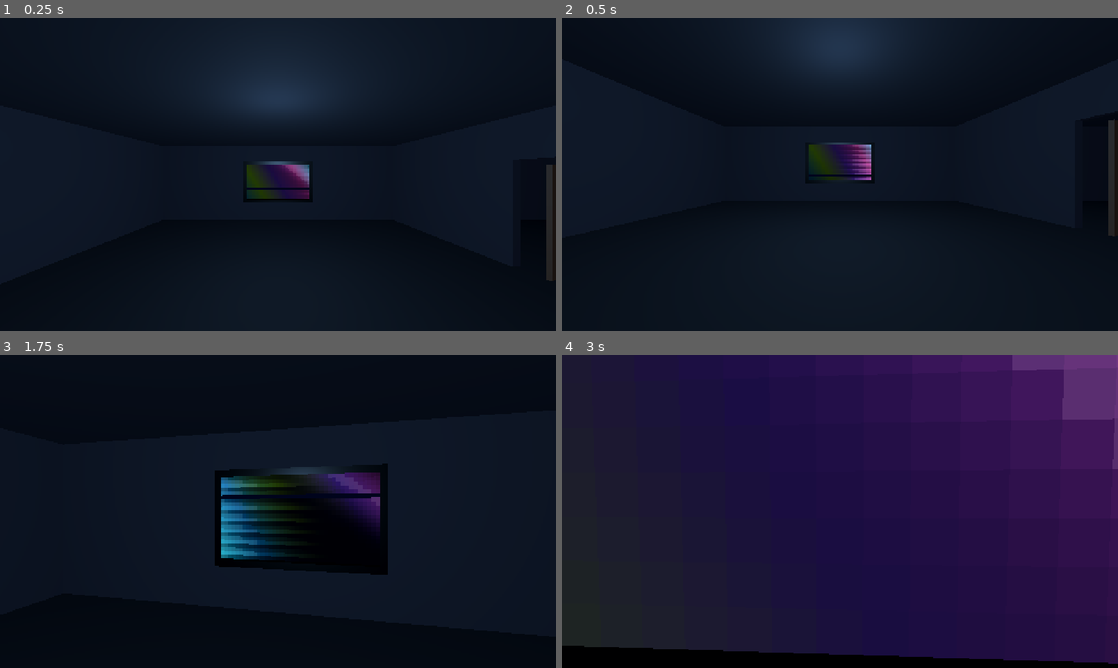
Above: before the commit, frames 1-4 (two rows, left to right).
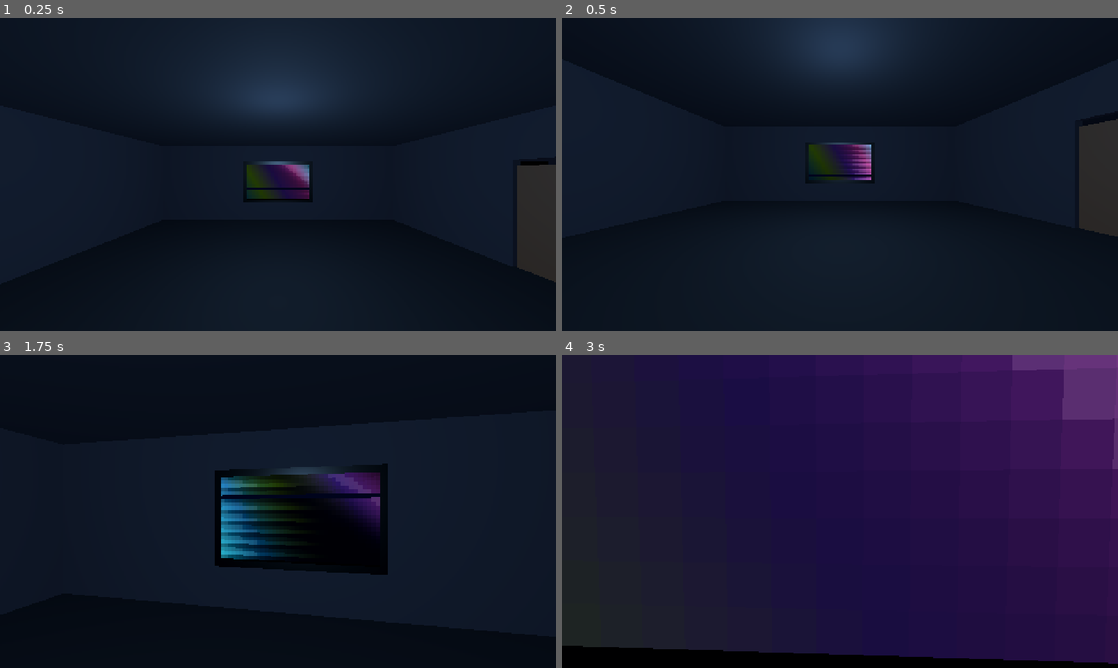
Above: after the commit, the same moments.

Repository: edwinsaunders/SimRoom2
Game: Godot game, scene res://scenes/main.tscn
Same seed, same stepped clock (60 frames per second), same inputs: the game is played once before the commit and once after it. Video files are missing from this copy of the repository; at most half a second of black plays in their place.
Inputs (mouse positions are in pixels of both pictures, inside the frame that each line leads up to):
- Up to frame 1 (0.25 s): no input
- Up to frame 2 (0.5 s): no input
- Up to frame 3 (1.75 s): tap Enter at 0.5 s; move the mouse to (305, 511) at 0.52 s; hold W from 0.53 s (still down); tap E at 0.6, 1.35 s; click (305, 511) at 0.67 s; tap Space at 0.77, 1.52 s; move the mouse to (250, 511) at 1.27 s; click (250, 511) at 1.42 s
- Up to frame 4 (3 s): keep holding W; move the mouse to (851, 505) at 2.02 s; tap Q at 2.1 s; click (851, 505) at 2.17 s; tap E at 2.3 s; move the mouse to (834, 517) at 2.77 s; tap Shift at 2.85 s; click (834, 517) at 2.92 s

The runs differ from the first frame. In frame 1, 2.0% of the frame differs, in the area x 93-100%, y 46-85%; in frame 2, 2.0%, in the area x 93-100%, y 32-70%; in frame 3, less than 0.1%; in frame 4, less than 0.1%.

Commit message:
Add second room video screen and interactive door

Diff:
--- a/scenes/main.tscn
+++ b/scenes/main.tscn
@@ -9,7 +9,7 @@
 background_color = Color(0.0156863, 0.0196078, 0.0392157, 1)
 ambient_light_source = 2
 ambient_light_color = Color(0.4, 0.46, 0.6, 1)
-ambient_light_energy = 0.8
+ambient_light_energy = 1.0
 
 [sub_resource type="CapsuleShape3D" id="CapsuleShape3D_4o4n8"]
 radius = 0.35
@@ -29,7 +29,7 @@
 [node name="FillLight" type="OmniLight3D" parent="."]
 transform = Transform3D(1, 0, 0, 0, 1, 0, 0, 0, 1, 0, 3, 0)
 light_color = Color(0.564706, 0.780392, 1, 1)
-light_energy = 2.1
+light_energy = 2.5
 omni_range = 18.0
 
 [node name="Music" type="AudioStreamPlayer" parent="."]
--- /dev/null
+++ b/scripts/door.gd
@@ -0,0 +1,44 @@
+extends Node3D
+
+const CLOSED_ANGLE := 0.0
+
+var _player: Node3D
+var _interaction_distance := 2.8
+var _closed_angle := CLOSED_ANGLE
+var _open_angle := deg_to_rad(-68.0)
+var _animation_duration := 0.2
+var _is_open := false
+var _is_animating := false
+
+
+func configure(player: Node3D, interaction_distance: float, open_angle: float, animation_duration: float) -> void:
+	_player = player
+	_interaction_distance = interaction_distance
+	_open_angle = open_angle
+	_animation_duration = animation_duration
+	rotation.y = _closed_angle
+
+
+func _unhandled_input(event: InputEvent) -> void:
+	if _player == null:
+		return
+
+	if event is InputEventKey and event.pressed and not event.echo and event.keycode == KEY_E:
+		if global_position.distance_to(_player.global_position) <= _interaction_distance:
+			_toggle()
+
+
+func _toggle() -> void:
+	if _is_animating:
+		return
+
+	_is_open = not _is_open
+	_is_animating = true
+
+	var tween := create_tween()
+	tween.tween_property(self, "rotation:y", _open_angle if _is_open else _closed_angle, _animation_duration)
+	tween.finished.connect(_finish_toggle)
+
+
+func _finish_toggle() -> void:
+	_is_animating = false
--- a/scripts/main.gd
+++ b/scripts/main.gd
@@ -7,8 +7,18 @@
 const DOOR_WIDTH := 2.2
 const DOOR_HEIGHT := 2.8
 const DOOR_THICKNESS := 0.08
+const DOOR_INTERACTION_DISTANCE := 2.8
+const DOOR_OPEN_ANGLE := deg_to_rad(-68.0)
+const DOOR_ANIMATION_DURATION := 0.2
 const SECOND_ROOM_OFFSET := Vector3(ROOM_WIDTH, 0, 0)
-const AudioLibrary = preload("res://scripts/audio_library.gd")
+const SCREEN_SIZE := Vector2(3.2, 1.8)
+const VIDEO_AUDIO_MIN_DISTANCE := 1.8
+const VIDEO_AUDIO_MAX_DISTANCE := 14.0
+const VIDEO_AUDIO_MIN_VOLUME_DB := -28.0
+const VIDEO_AUDIO_MAX_VOLUME_DB := -4.0
+const VIDEO_AUDIO_SMOOTHING_SPEED := 8.0
+const DoorScript = preload("res://scripts/door.gd")
+const VideoScreenScript = preload("res://scripts/video_screen.gd")
 
 @onready var music: AudioStreamPlayer = $Music
 @onready var player: CharacterBody3D = $Player
@@ -23,19 +33,14 @@
 
 func _ready() -> void:
 	get_tree().auto_accept_quit = false
-	music.stream = AudioLibrary.create_music_stream()
-	if not DisplayServer.get_name().contains("headless"):
-		music.finished.connect(_restart_music)
-		music.play()
+	music.stop()
+	music.stream = null
 
 	_build_materials()
 	_build_room()
 	_build_screen_frame()
+	_build_video_screen()
 	print("SimRoom ready")
-
-
-func _restart_music() -> void:
-	music.play()
 
 
 func request_quit() -> void:
@@ -120,16 +125,33 @@
 
 
 func _build_door_leaf(wall_x: float) -> void:
-	var door := MeshInstance3D.new()
-	door.name = "DoorLeaf"
-
-	var mesh := BoxMesh.new()
-	mesh.size = Vector3(DOOR_THICKNESS, DOOR_HEIGHT - 0.15, DOOR_WIDTH * 0.48)
-	door.mesh = mesh
-	door.material_override = _door_material
-	door.position = Vector3(wall_x + 0.45, (DOOR_HEIGHT - 0.15) * 0.5, -DOOR_WIDTH * 0.32)
-	door.rotation.y = deg_to_rad(-68.0)
+	var door := Node3D.new()
+	door.name = "Door"
+	door.script = DoorScript
+	door.position = Vector3(wall_x, 0, -DOOR_WIDTH * 0.5)
 	add_child(door)
+
+	var leaf := StaticBody3D.new()
+	leaf.name = "Leaf"
+	door.add_child(leaf)
+
+	var mesh := BoxMesh.new()
+	mesh.size = Vector3(DOOR_THICKNESS, DOOR_HEIGHT - 0.15, DOOR_WIDTH)
+
+	var collision := CollisionShape3D.new()
+	var shape := BoxShape3D.new()
+	shape.size = mesh.size
+	collision.shape = shape
+	collision.position = Vector3(DOOR_THICKNESS * 0.5, mesh.size.y * 0.5, mesh.size.z * 0.5)
+	leaf.add_child(collision)
+
+	var mesh_instance := MeshInstance3D.new()
+	mesh_instance.mesh = mesh
+	mesh_instance.material_override = _door_material
+	mesh_instance.position = collision.position
+	leaf.add_child(mesh_instance)
+
+	door.configure(player, DOOR_INTERACTION_DISTANCE, DOOR_OPEN_ANGLE, DOOR_ANIMATION_DURATION)
 
 
 func _build_screen_frame() -> void:
@@ -143,6 +165,33 @@
 	add_child(frame)
 
 
+func _build_video_screen() -> void:
+	var screen := Node3D.new()
+	screen.name = "VideoScreen"
+	screen.script = VideoScreenScript
+	screen.position = SECOND_ROOM_OFFSET + Vector3(0, 2.05, -5.87)
+	screen.configure(
+		player,
+		"res://output.ogv",
+		SCREEN_SIZE,
+		VIDEO_AUDIO_MIN_DISTANCE,
+		VIDEO_AUDIO_MAX_DISTANCE,
+		VIDEO_AUDIO_MIN_VOLUME_DB,
+		VIDEO_AUDIO_MAX_VOLUME_DB,
+		VIDEO_AUDIO_SMOOTHING_SPEED
+	)
+	add_child(screen)
+
+	var frame := MeshInstance3D.new()
+	frame.name = "VideoScreenFrame"
+	var mesh := BoxMesh.new()
+	mesh.size = Vector3(3.5, 2.1, 0.08)
+	frame.mesh = mesh
+	frame.material_override = _bezel_material
+	frame.position = SECOND_ROOM_OFFSET + Vector3(0, 2.05, -5.93)
+	add_child(frame)
+
+
 func _add_box(node_name: String, position: Vector3, size: Vector3, material: Material) -> void:
 	var body := StaticBody3D.new()
 	body.name = node_name
--- /dev/null
+++ b/scripts/video_screen.gd
@@ -0,0 +1,95 @@
+extends Node3D
+
+const VIEWPORT_SIZE := Vector2i(1280, 720)
+
+var _player: Node3D
+var _video_path := ""
+var _screen_size := Vector2(3.2, 1.8)
+var _min_distance := 1.8
+var _max_distance := 14.0
+var _min_volume_db := -28.0
+var _max_volume_db := -4.0
+var _smoothing_speed := 8.0
+var _current_volume_db := _min_volume_db
+var _video_player: VideoStreamPlayer
+
+
+func configure(
+	player: Node3D,
+	video_path: String,
+	screen_size: Vector2,
+	min_distance: float,
+	max_distance: float,
+	min_volume_db: float,
+	max_volume_db: float,
+	smoothing_speed: float
+) -> void:
+	_player = player
+	_video_path = video_path
+	_screen_size = screen_size
+	_min_distance = min_distance
+	_max_distance = max_distance
+	_min_volume_db = min_volume_db
+	_max_volume_db = max_volume_db
+	_smoothing_speed = smoothing_speed
+	_current_volume_db = _min_volume_db
+
+
+func _ready() -> void:
+	var viewport := SubViewport.new()
+	viewport.name = "VideoViewport"
+	viewport.disable_3d = true
+	viewport.render_target_update_mode = SubViewport.UPDATE_ALWAYS
+	viewport.size = VIEWPORT_SIZE
+	add_child(viewport)
+
+	var video_player := VideoStreamPlayer.new()
+	video_player.name = "VideoPlayer"
+	video_player.size = Vector2(VIEWPORT_SIZE)
+	video_player.expand = true
+	video_player.autoplay = true
+	video_player.mouse_filter = Control.MOUSE_FILTER_IGNORE
+	video_player.stream = load(_video_path)
+	video_player.volume_db = _current_volume_db
+	video_player.finished.connect(_restart_video)
+	viewport.add_child(video_player)
+	_video_player = video_player
+
+	var quad := MeshInstance3D.new()
+	quad.name = "ScreenSurface"
+	var mesh := QuadMesh.new()
+	mesh.size = _screen_size
+	quad.mesh = mesh
+
+	var material := StandardMaterial3D.new()
+	material.shading_mode = BaseMaterial3D.SHADING_MODE_UNSHADED
+	material.albedo_texture = viewport.get_texture()
+	material.emission_enabled = true
+	material.emission_texture = viewport.get_texture()
+	material.emission = Color.WHITE
+	material.emission_energy_multiplier = 1.4
+	material.cull_mode = BaseMaterial3D.CULL_DISABLED
+	quad.material_override = material
+	add_child(quad)
+
+	if not DisplayServer.get_name().contains("headless"):
+		_video_player.play()
+
+
+func _restart_video() -> void:
+	if _video_player != null and not DisplayServer.get_name().contains("headless"):
+		_video_player.play()
+
+
+func _process(delta: float) -> void:
+	if _player == null or _video_player == null:
+		return
+
+	var distance: float = global_position.distance_to(_player.global_position)
+	var clamped_distance: float = clamp(distance, _min_distance, _max_distance)
+	var normalized_distance: float = (clamped_distance - _min_distance) / max(_max_distance - _min_distance, 0.001)
+	var attenuation: float = 1.0 / (1.0 + normalized_distance * normalized_distance * 3.0)
+	var target_volume_db: float = lerp(_min_volume_db, _max_volume_db, attenuation)
+	var blend: float = clamp(delta * _smoothing_speed, 0.0, 1.0)
+	_current_volume_db = lerp(_current_volume_db, target_volume_db, blend)
+	_video_player.volume_db = clamp(_current_volume_db, _min_volume_db, _max_volume_db)
Not shown, added: output.ogv
